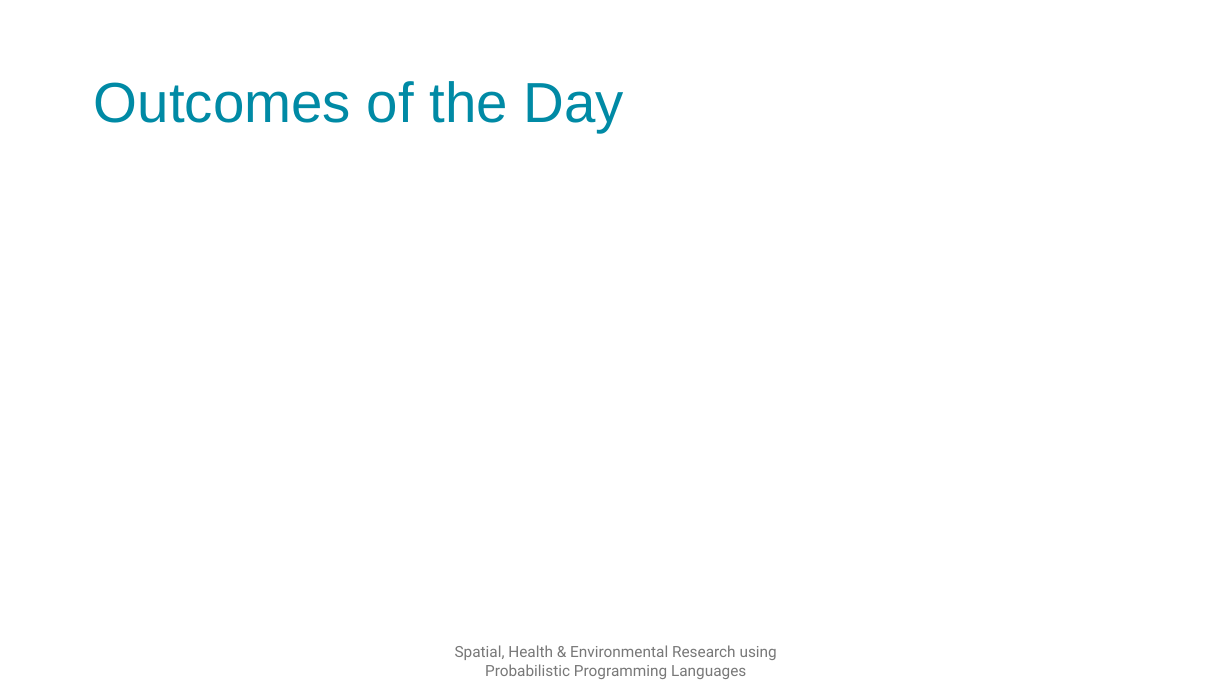
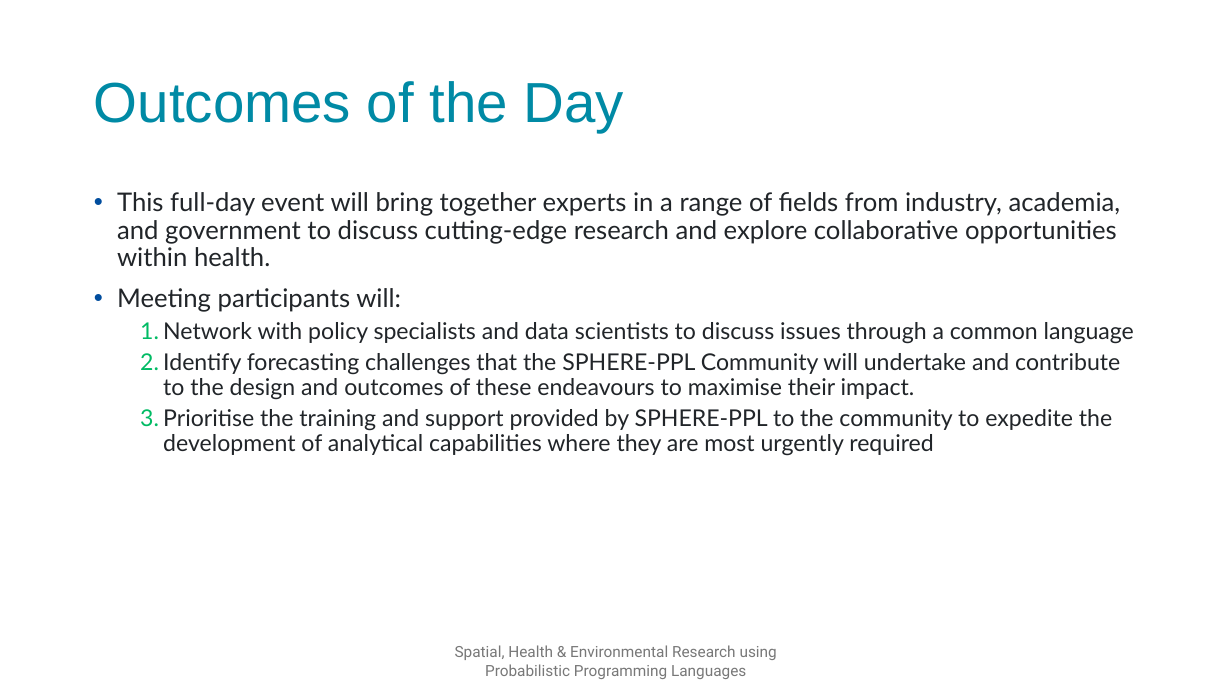
Before and after one commit to SPHERE-PPL/Annual-Meeting-Jan25, a slide deck: slide 11 of docs/Presentations/DayPlan/Full Presentation.pptx (slide 9 before the commit). Drawn at 1232x693 pixels with LibreOffice and Linux fonts; fonts in the diff are those of the drawing; background and template pictures are left out. Boxes give left, top, right and bottom in pixels: in the first picture for what was removed or moved away, otherwise in the second. Text is boxed around its words. In the diff, an @@ line names an element or a change of style, - is before the commit and + after.

```diff
--- a/docs/Presentations/DayPlan/Full Presentation.pptx
+++ b/docs/Presentations/DayPlan/Full Presentation.pptx
@@ text added at <box>117,192,1134,456</box>, 18 pt, text #212529 @@
+• This full-day event will bring together experts in a range of fields from industry, academia, and government to discuss cutting-edge research and explore collaborative opportunities within health.
+• Meeting participants will:
+  1. Network with policy specialists and data scientists to discuss issues through a common language
+  2. Identify forecasting challenges that the SPHERE-PPL Community will undertake and contribute to the design and outcomes of these endeavours to maximise their impact.
+  3. Prioritise the training and support provided by SPHERE-PPL to the community to expedite the development of analytical capabilities where they are most urgently required
```
Also in this commit, not shown: 7 other slides changed, 3 slides added, 5 other files.
